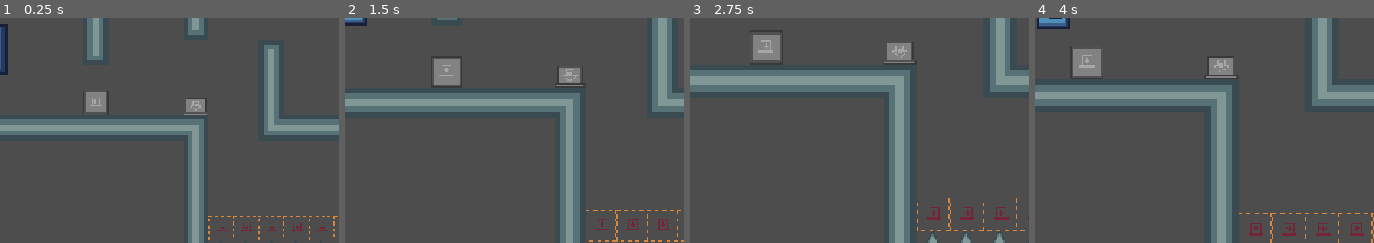
Above: before the commit, frames 1-4 (left to right).
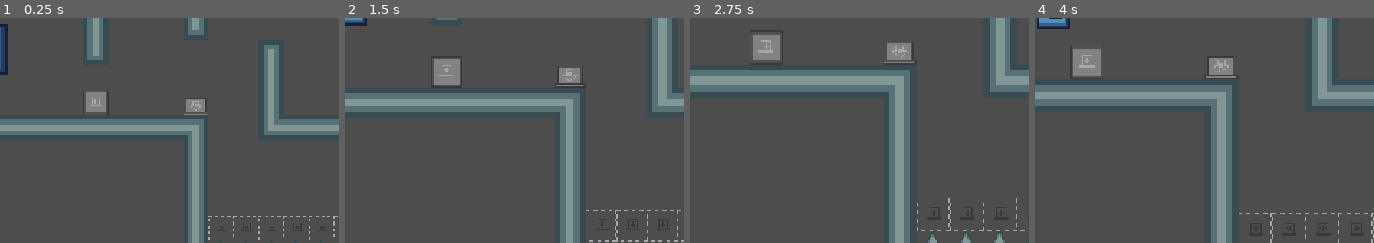
Above: after the commit, the same moments.

Repository: itstntcraft123/small-guy-big-guy
Game: Godot game, scene res://scenes/levels/level8.tscn
Same seed, same stepped clock (60 frames per second), same inputs: the game is played once before the commit and once after it. This scene is started directly instead of the project's main scene.
Inputs (mouse positions are % of the whole screen's width and height, from its top left):
- Up to frame 1 (0.25 s): no input
- Up to frame 2 (1.5 s): tap Enter at 0.5 s; move the mouse to (67, 45) at 0.52 s; hold D (small_right) from 0.53 s (still down); tap Alt at 0.6 s; click (67, 45) at 0.67 s; tap W (small_jump) at 0.77 s; move the mouse to (18, 55) at 1.27 s; tap Shift at 1.35 s
- Up to frame 3 (2.75 s): tap W (small_jump) at 1.52 s; move the mouse to (53, 28) at 2.02 s; release D (small_right) at 2.03 s; hold A (small_left) from 2.03 s (still down); tap Alt at 2.1 s
- Up to frame 4 (4 s): move the mouse to (35, 70) at 2.77 s; release A (small_left) at 2.78 s; hold D (small_right) from 2.78 s (still down); tap Shift at 2.85 s; click (35, 70) at 2.92 s; tap W (small_jump) at 3.02, 3.77 s; move the mouse to (76, 65) at 3.52 s; tap Alt at 3.6 s
The pictures show only the part of the screen within x 50-100%, y 50-100%; the shares and areas given below are measured in that part.

The runs differ from the first frame. In frame 1, 0.4% of the frame differs, in the area x 61-100%, y 88-99%; in frame 2, 0.5%; in frame 3, 0.5%; in frame 4, 0.7%, in the area x 60-100%, y 86-100%.

Commit message:
updated doors spritesheet
cleaned up missing spaces, made antidoors also be black and white for tinting

Diff:
--- a/scenes/door.tscn
+++ b/scenes/door.tscn
@@ -1,19 +1,18 @@
 [gd_scene format=3 uid="uid://cxwxhs8g18clk"]
 
 [ext_resource type="Script" uid="uid://buucw8nco34nq" path="res://scripts/door.gd" id="1_uvdjg"]
-[ext_resource type="Texture2D" uid="uid://cyethhs3i58kj" path="res://sprites/doors.png" id="2_83dcw"]
+[ext_resource type="Texture2D" uid="uid://b467a7tcoigto" path="res://sprites/doors.png" id="2_83dcw"]
 
 [sub_resource type="RectangleShape2D" id="RectangleShape2D_63sl8"]
 size = Vector2(32, 32)
 
 [node name="Door" type="StaticBody2D" unique_id=1193654706]
 script = ExtResource("1_uvdjg")
-inverted = null
 
 [node name="Sprite2D" type="Sprite2D" parent="." unique_id=2139393573]
 texture_filter = 1
 texture = ExtResource("2_83dcw")
-hframes = 5
+hframes = 3
 
 [node name="CollisionShape2D" type="CollisionShape2D" parent="." unique_id=1136704778]
 shape = SubResource("RectangleShape2D_63sl8")
--- a/scripts/door.gd
+++ b/scripts/door.gd
@@ -45,7 +45,7 @@
 func _frame_for(solid: bool) -> int:
 	if not inverted:
 		return 0
-	return 3 if solid else 4
+	return 1 if solid else 2
 
 func _physics_process(delta: float) -> void:
 	if Engine.is_editor_hint():
Binary file changed: sprites/doors.png
Not shown, changed: sprites/doors.png.import
